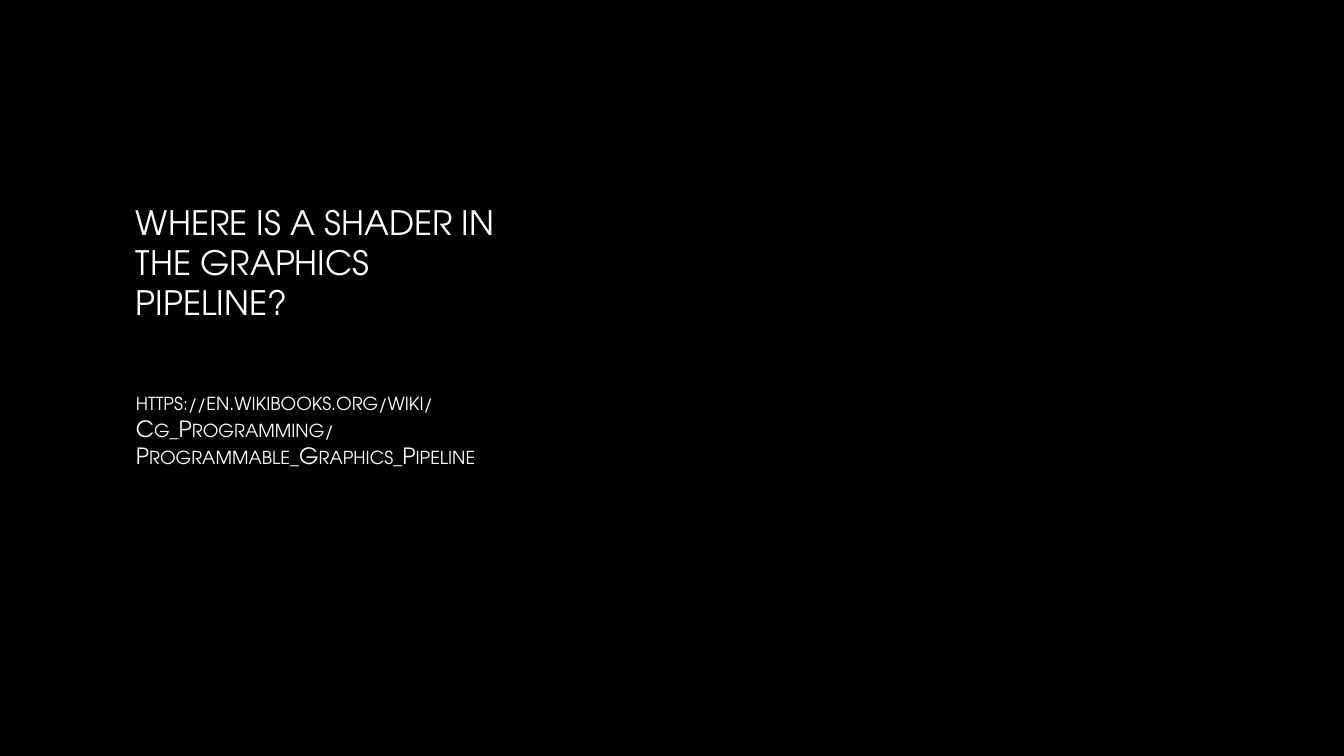
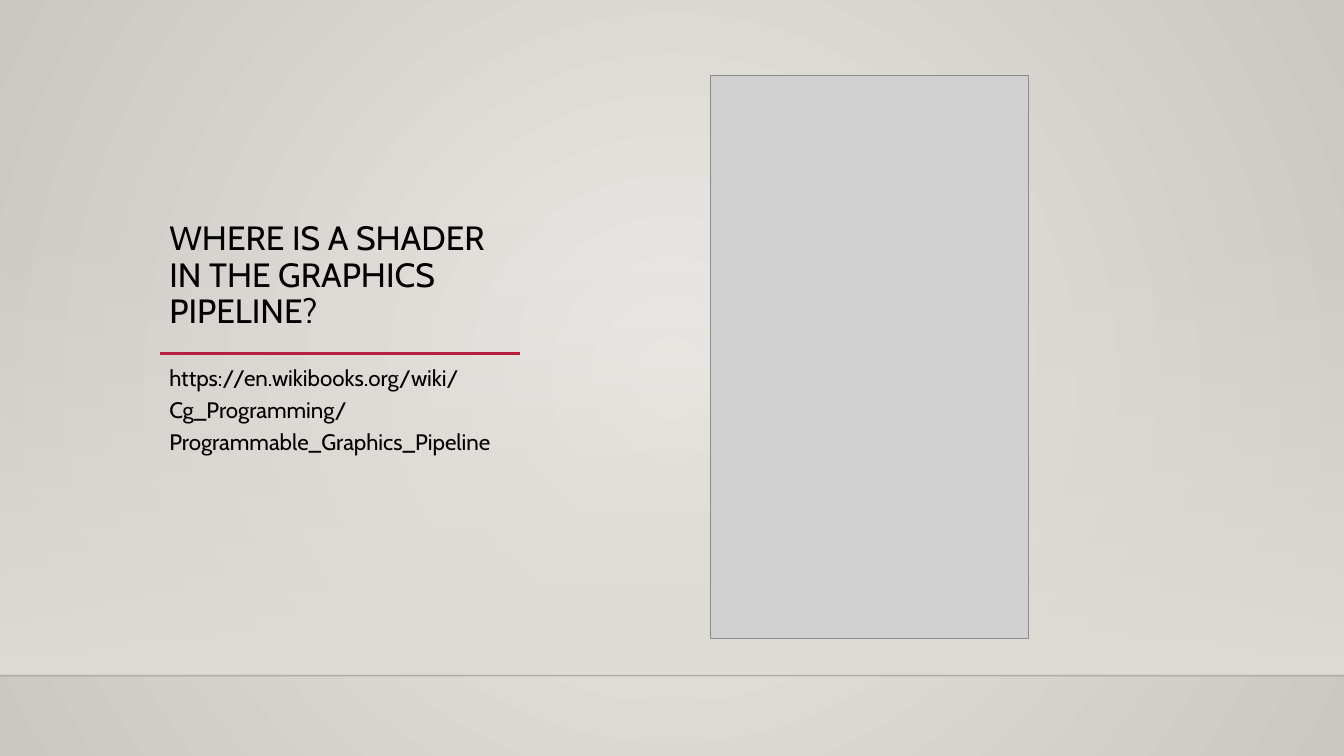
Before and after one commit to mariannabudnikova/shader_intro, a slide deck: slide 4 of ShaderIntro.pptm. Drawn at 1344x756 pixels with LibreOffice and Linux fonts; fonts in the diff are those of the drawing; grey boxes stand for pictures; background and template pictures are left out. Boxes give left, top, right and bottom in pixels: in the first picture for what was removed or moved away, otherwise in the second. Text is boxed around its words. In the diff, an @@ line names an element or a change of style, - is before the commit and + after.

```diff
--- a/ShaderIntro.pptm
+++ b/ShaderIntro.pptm
@@ background picture (left out) to gradient #ECEAE7 to #CAC7C1 @@
@@ title "WHERE IS A SHADER IN ...": place and size @@
-title "WHERE IS A SHADER IN ..." at (136, 209, 494, 315)
+title "WHERE IS A SHADER IN ..." at (169, 226, 485, 323)
@@ title "WHERE IS A SHADER IN ..." at (169, 226, 485, 323): font TeX Gyre Adventor to Cabin, text colour gradient #FFFFFF to #A6A6A6 to #000000; line spacing 1 to 0.9 @@
@@ picture added at (711, 76, 1028, 638) @@
@@ rectangle added at (0, 223, 1344, 676), fill gradient #DFDBD5 @@
@@ text "https://en.wikibooks.org/wiki/Cg_Programming/Programmable_Gr ...": place and size @@
-text "https://en.wikibooks.org/wiki/Cg_Programming/Programmable_Gr ..." at (136, 396, 433, 413)
+text "https://en.wikibooks.org/wiki/Cg_Programming/Programmable_Gr ..." at (169, 369, 490, 456)
@@ text "https://en.wikibooks.org/wiki/Cg_Programming/Programmable_Gr ..." at (169, 369, 490, 456): font TeX Gyre Adventor to Cabin, text colour gradient #FFFFFF to #BFBFBF to #000000, small capitals off; line spacing 1 to 1.2; vertical alignment middle to top @@
@@ line added from (159, 354) to (520, 354), #B71E42 2.5 pt @@
@@ line added from (0, 676) to (1344, 676), #000001 1 pt @@
```
Also in this commit, not shown: 9 other slides changed, 6 slides added, 4 slides removed.
